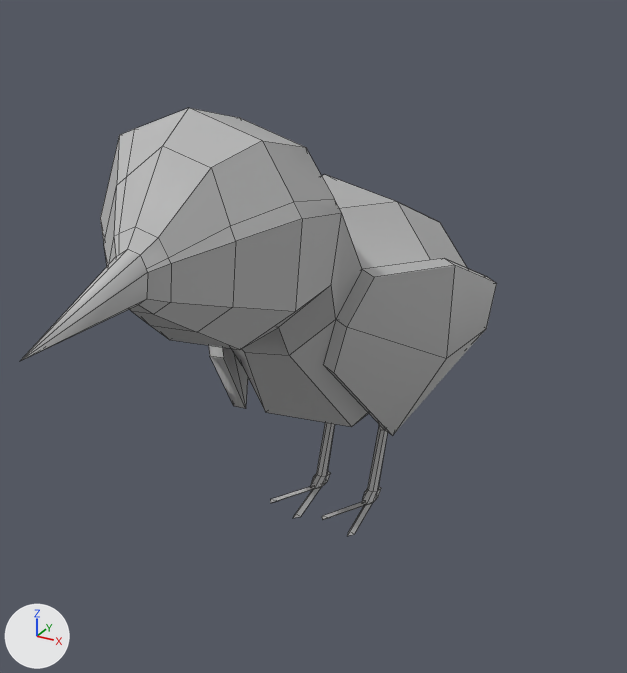
An edit to the FBX model src/InMemorian/Assets/models/pajarito.fbx, drawn before and after from the same camera.
Both versions are drawn from a 50 mm lens placed at (0.382, -0.803, 0.618), pointed at (-0.032, -0.051, 0.242). Arrows for +X, +Y and +Z are at lower left; the lights stay in place. Mesh edges are drawn as thin lines. Where no turn or scale is listed for an object, it has been applied to the vertices. Vertices at the same position are counted once.
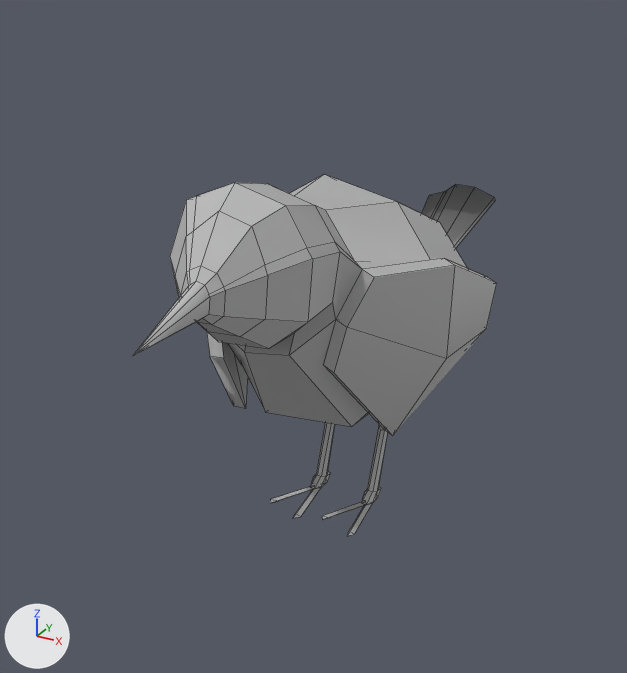
What differs and where, as boxes (x1, y1, x2, y2) in the pictures (627 x 673 px; the box of a moved part takes in the faces that stretch with it):
'pCylinder1', reshaped (24% narrower, 15% shorter): before (20, 108, 497, 536); after (134, 174, 497, 536)
part 1 of me_mesh, built on: after (422, 184, 495, 248)
part 2 of me_mesh, moved or reshaped: before (20, 108, 380, 361); after (134, 183, 380, 355)

The change, as a diff of the scene's bpy script:
```diff
--- a/src/InMemorian/Assets/models/pajarito.fbx.py
+++ b/src/InMemorian/Assets/models/pajarito.fbx.py
@@ me_mesh @@
 # used by ob_pcylinder1; location = (0.0, 0.0, 0.0)
-me_mesh.from_pydata(...)  # 277 vertices, 291 faces; spans x -0.168..0.133, y -0.495..0.245, z 0.013..0.522
+me_mesh.from_pydata(...)  # 285 vertices, 299 faces; spans x -0.168..0.133, y -0.399..0.434, z 0.013..0.459
+# me_mesh part 1
+# 4 faces are deleted
+# 1 vertex moves from x -0.029, y 0.243, z 0.232 to x -0.039, y 0.243, z 0.218
+# 8 vertices are added at x -0.094..0.01, y 0.422..0.434, z 0.272..0.303
+# 12 new faces join them, mat_lambert2 (grey #bcbcbc)
+# me_mesh part 2
+# 58 vertices move from x -0.066..0.098, y -0.495..-0.162, z 0.344..0.522 to x -0.047..0.079, y -0.399..-0.162, z 0.323..0.459
 me_mesh.materials.append(mat_lambert2)
```
